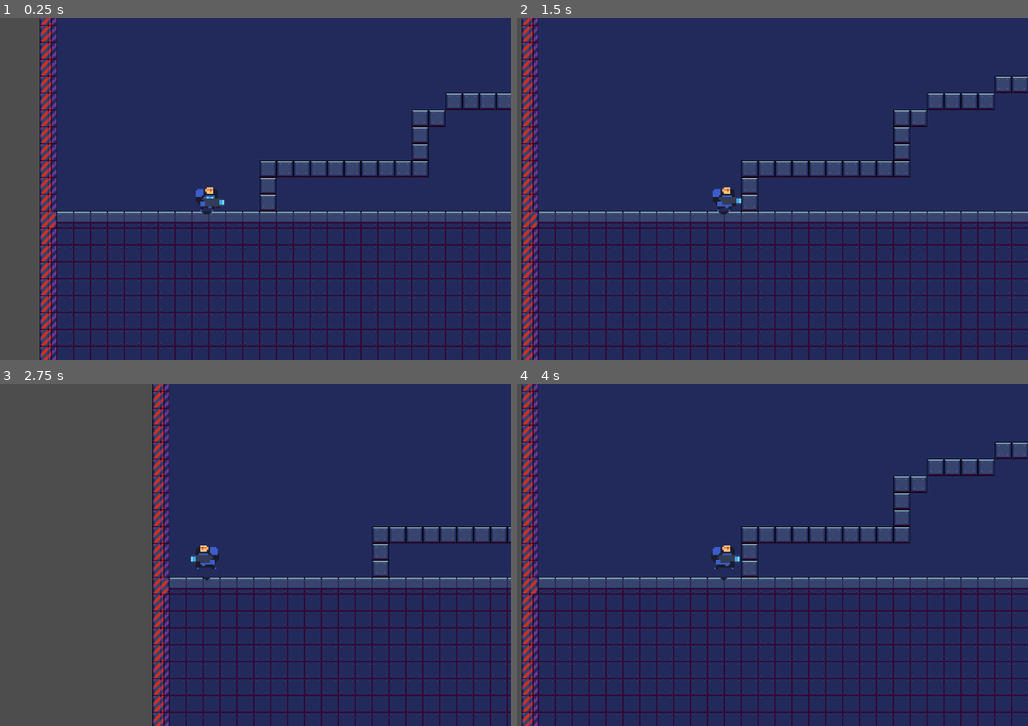
Above: before the commit, frames 1-4 (two rows, left to right).
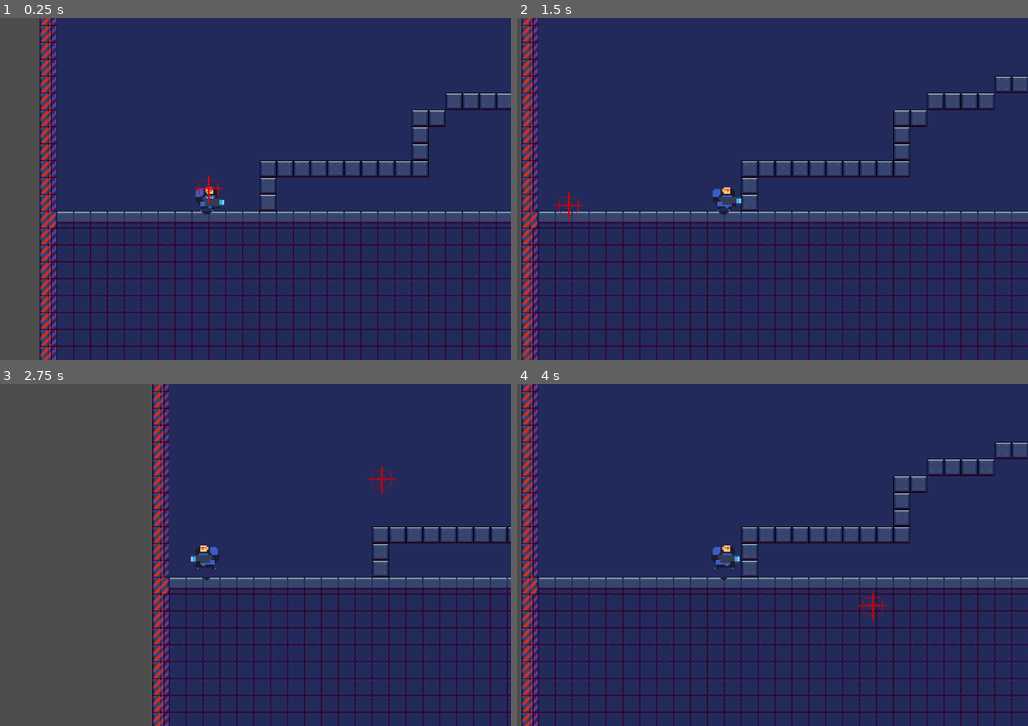
Above: after the commit, the same moments.

Repository: DeanSabbah/1501-Term
Game: Godot game, scene res://Scenes/main.tscn
Two runs of this game, one before a commit and one after it. Both use one fixed random seed, a clock stepped at 60 frames per second and the inputs below.
Inputs (mouse positions are in pixels of both pictures, inside the frame that each line leads up to):
- Up to frame 1 (0.25 s): no input
- Up to frame 2 (1.5 s): move the mouse to (859, 171) at 0.52 s; hold D (right) from 0.53 s (still down); tap W (up) at 0.77 s; move the mouse to (603, 206) at 1.27 s
- Up to frame 3 (2.75 s): tap W (up) at 1.52 s; move the mouse to (265, 479) at 2.02 s; release D (right) at 2.03 s; hold A (left) from 2.03 s (still down)
- Up to frame 4 (4 s): move the mouse to (695, 623) at 2.77 s; release A (left) at 2.78 s; hold D (right) from 2.78 s (still down); tap W (up) at 3.02, 3.77 s; move the mouse to (905, 606) at 3.52 s

The runs differ from the first frame. In frame 1, 0.1% of the frame differs, in the area x 38-44%, y 46-55%; in frame 2, less than 0.1%; in frame 3, 0.1%, in the area x 71-78%, y 24-33%; in frame 4, 0.1%.

Commit message:
cursor stuff

Diff:
--- a/Scenes/main.tscn
+++ b/Scenes/main.tscn
@@ -7,6 +7,13 @@
 
 [node name="Main" type="Node2D"]
 
+[node name="Control" parent="." instance=ExtResource("4_3twsn")]
+z_index = 3
+offset_left = -259.0
+offset_top = 621.0
+offset_right = -259.0
+offset_bottom = 621.0
+
 [node name="Industrial" parent="." instance=ExtResource("2_7u5y1")]
 
 [node name="Exclusion" parent="." instance=ExtResource("3_k1ohe")]
@@ -14,5 +21,3 @@
 
 [node name="CharacterBody2D" parent="." instance=ExtResource("1_ckd8x")]
 position = Vector2(316, 944)
-
-[node name="Control" parent="." instance=ExtResource("4_3twsn")]
--- a/TextureRect.gd
+++ b/TextureRect.gd
@@ -11,6 +11,8 @@
 func _process(_add_constant_torquedelta):
 	mouse_position = get_viewport().get_mouse_position()
 	self.position = mouse_position + Vector2(-30, -25)
+	var min = Vector2(0, 0)
+	var max = Vector2(1152, 648)
 
 	pass
 
--- a/control.tscn
+++ b/control.tscn
@@ -14,6 +14,7 @@
 layout_mode = 0
 offset_right = 40.0
 offset_bottom = 40.0
-scale = Vector2(0.0699844, 0.063529)
+scale = Vector2(0.188285, 0.15583)
 texture = ExtResource("1_qoq8t")
+stretch_mode = 4
 script = ExtResource("1_pg2au")
